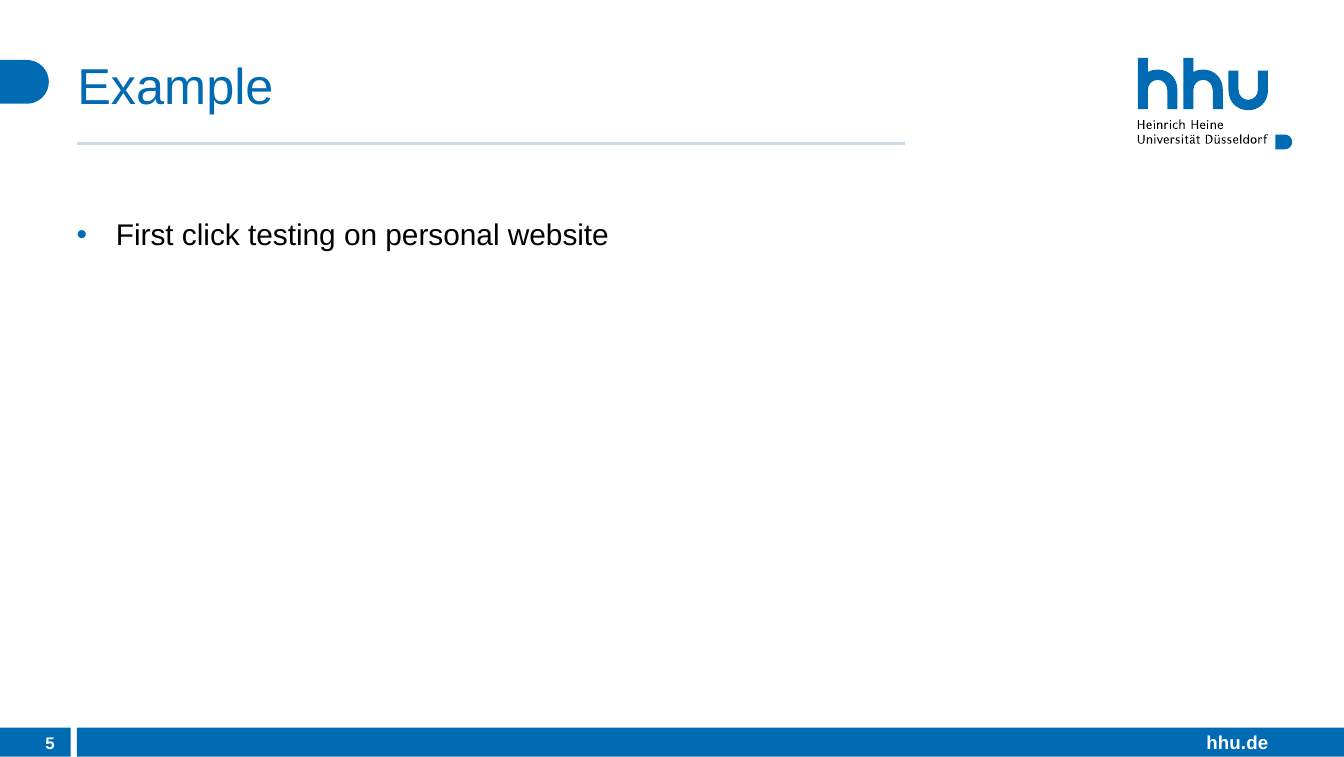
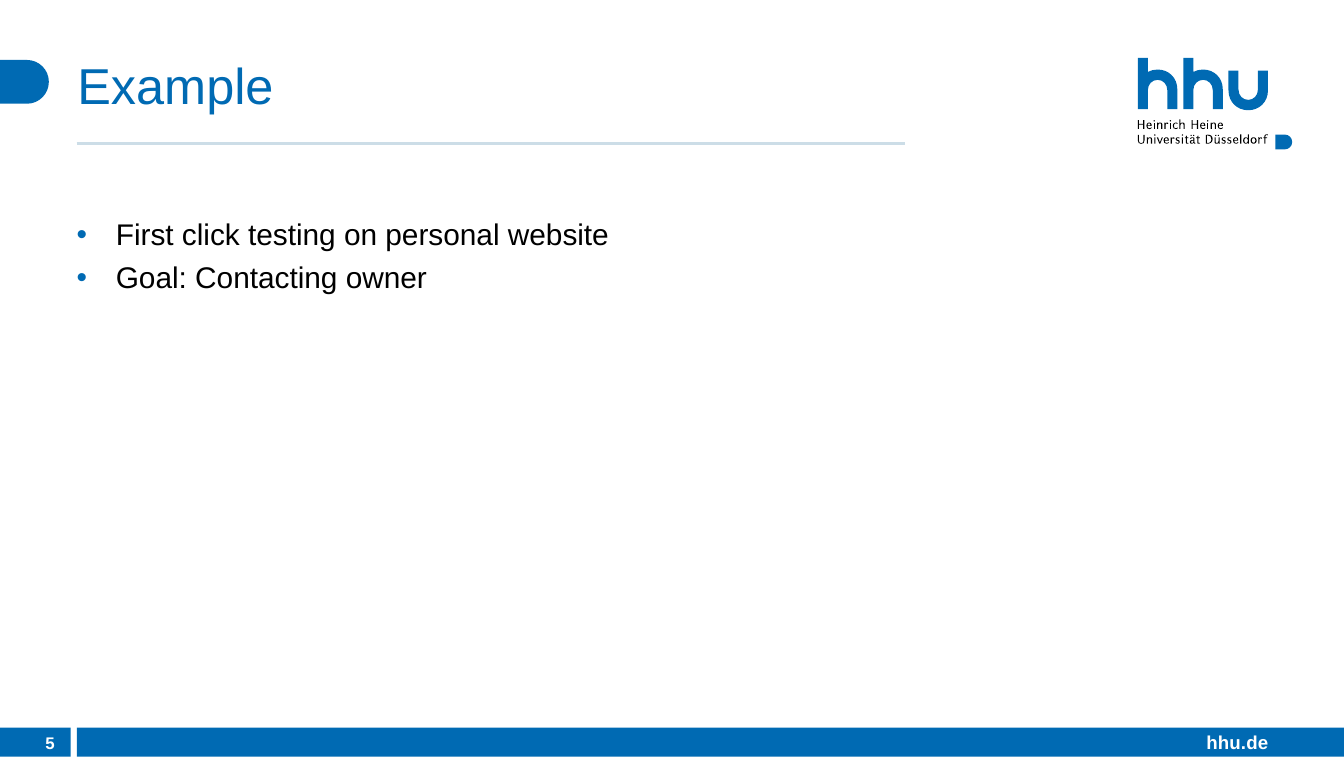
Before and after one commit to DerHyper/User-Experience-UX-Design-and-Management, a slide deck: slide 5 of Praesentation.pptx. Drawn at 1344x757 pixels with LibreOffice and Linux fonts; fonts in the diff are those of the drawing. Boxes give left, top, right and bottom in pixels: in the first picture for what was removed or moved away, otherwise in the second. Text is boxed around its words. In the diff, an @@ line names an element or a change of style, - is before the commit and + after.

Commit message:
Add example goal

```diff
--- a/Praesentation.pptx
+++ b/Praesentation.pptx
@@ text at box(116, 266, 427, 294): paragraph added @@
+• Goal: Contacting owner
```
